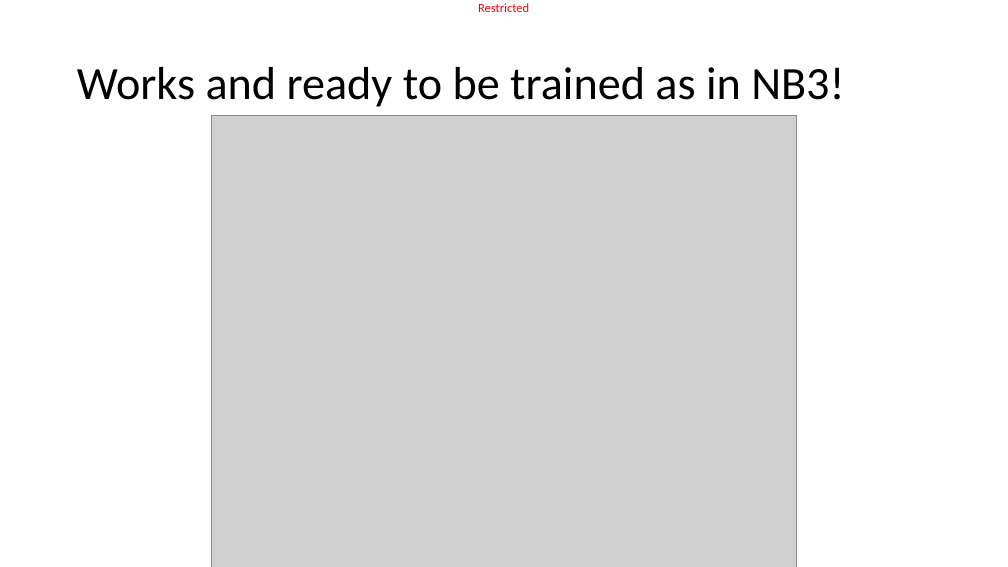
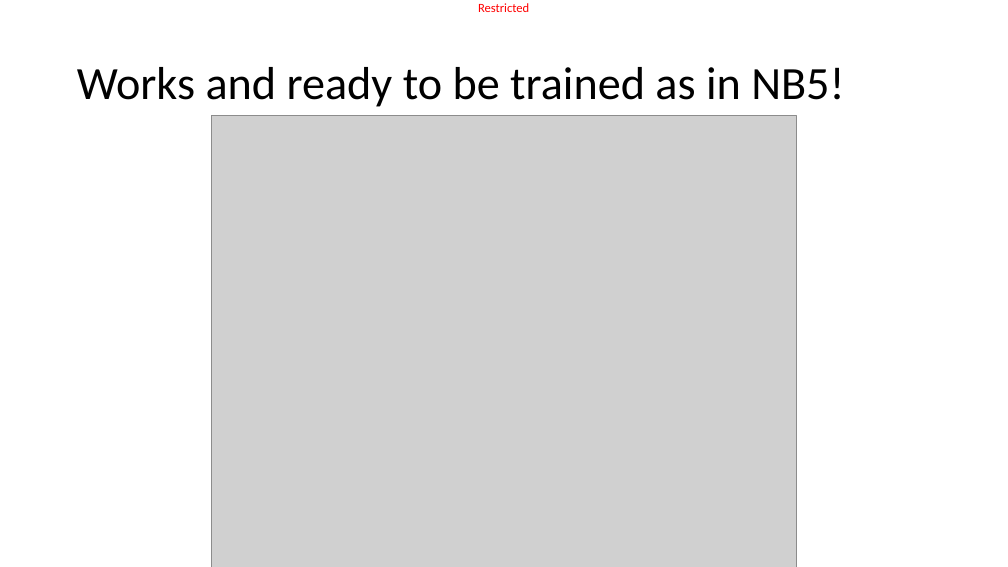
Before and after one commit to matthieudemari/SUTD_DL_50_039, a slide deck: slide 30 of W6/2. W6S2 final/W6S2.pptx. Drawn at 1008x567 pixels with LibreOffice and Linux fonts; fonts in the diff are those of the drawing; grey boxes stand for pictures. Boxes give left, top, right and bottom in pixels: in the first picture for what was removed or moved away, otherwise in the second. Text is boxed around its words. In the diff, an @@ line names an element or a change of style, - is before the commit and + after.

```diff
--- a/W6/2. W6S2 final/W6S2.pptx
+++ b/W6/2. W6S2 final/W6S2.pptx
@@ title at bbox=[77, 67, 844, 107]: text changed @@
-Works and ready to be trained as in NB3!
+Works and ready to be trained as in NB5!
```
Also in this commit, not shown: 4 other slides changed, 8 other files.
